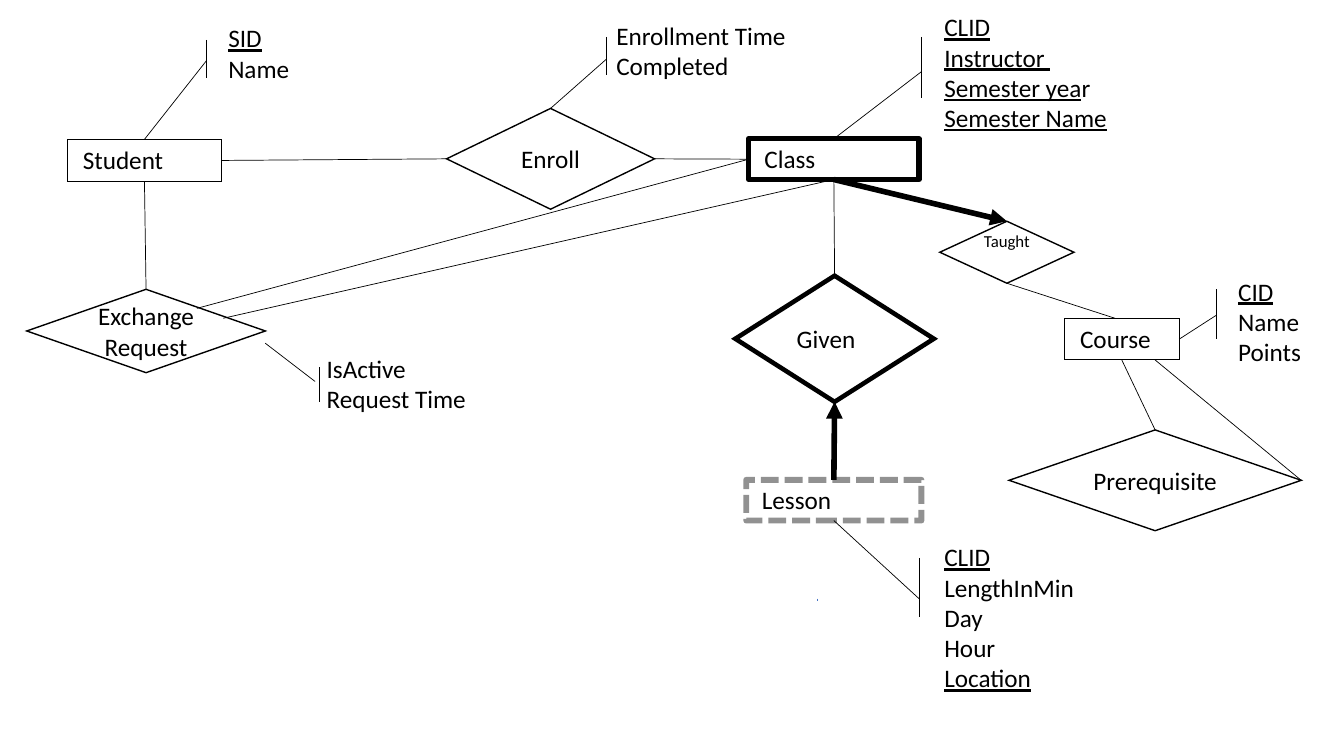
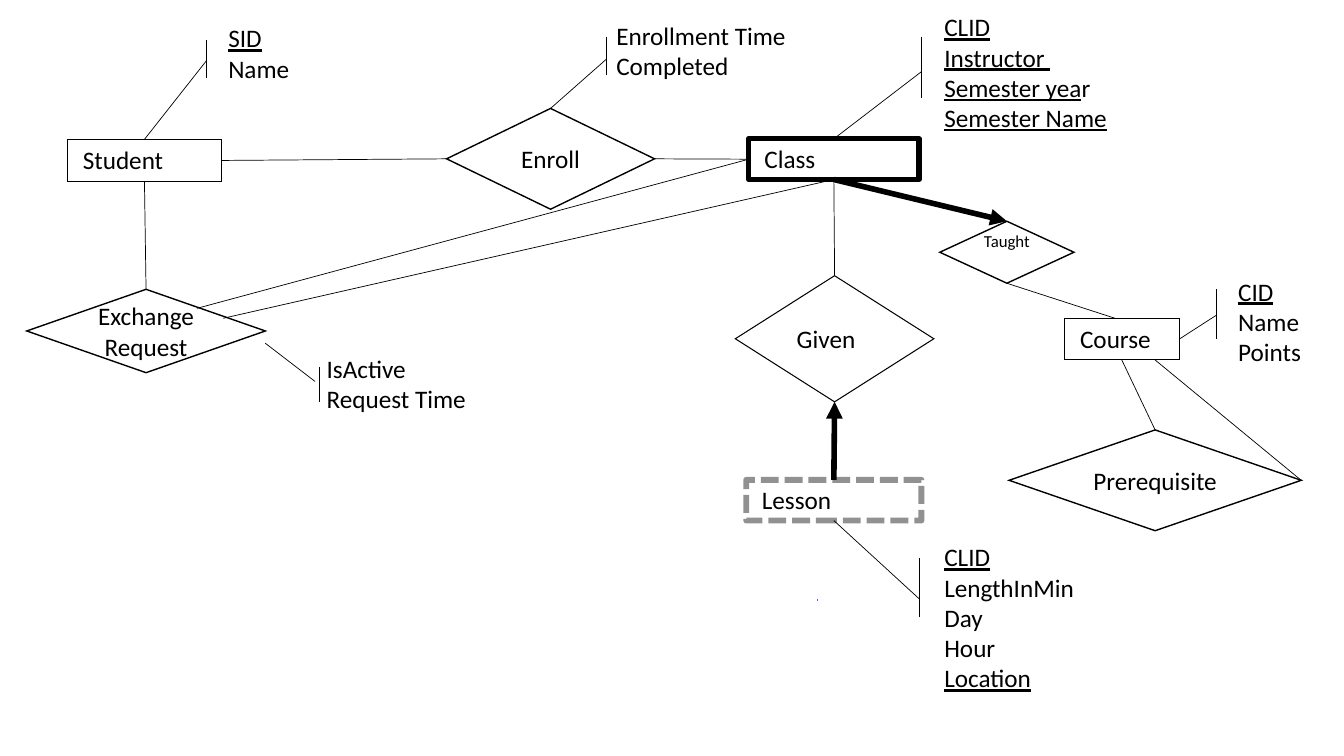
Before and after one commit to alonlapid/courseswap, a slide deck: slide 4 of milestone_2_presentation.pptx. Drawn at 1344x756 pixels with LibreOffice and Linux fonts; fonts in the diff are those of the drawing. Boxes give left, top, right and bottom in pixels: in the first picture for what was removed or moved away, otherwise in the second. Text is boxed around its words. In the diff, an @@ line names an element or a change of style, - is before the commit and + after.

```diff
--- a/milestone_2_presentation.pptx
+++ b/milestone_2_presentation.pptx
@@ diamond "Given" at <box>736,276,935,402</box>: outline #000000 3.25 pt to #000000 0.75 pt @@
```
Also in this commit, not shown: 2 other slides changed.
